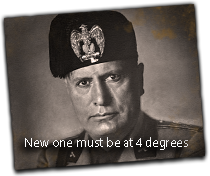
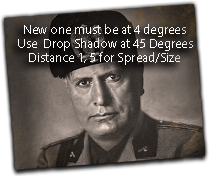
Two versions of the same layered image (210x176). Layer-by-layer changes:
added group "Instructions" with 3 layers above "Template" over <box>18,24,193,65</box>
added layer "Distance 1, 5 for Spread/Size" in group "Instructions" over <box>29,52,180,65</box>
added layer "Use Drop Shadow at 45 Degrees" in group "Instructions" over <box>18,38,193,51</box>
moved "New one must be at 4 degrees" into group "Instructions", painted on it over <box>24,24,188,150</box>
